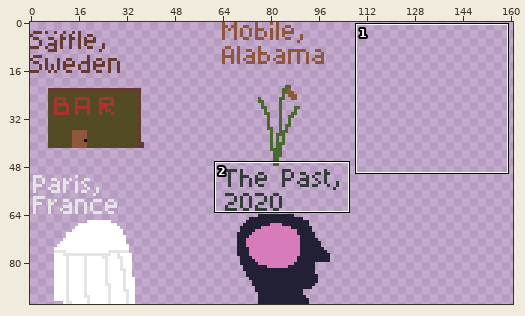
Two states of a pixel-art file, Assets/Sprites/Stadium_Map.aseprite. The first picture is a wide view before the edit; the outline marks the close-up.
Close-up. The starting point:
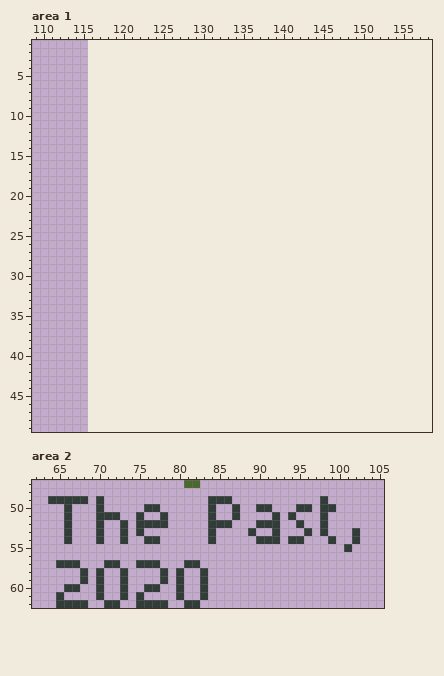
116x94 pixels, 1 frame. Shown: area 1: x 109..158, y 1..49; area 2: x 62..105, y 47..62. The old version is drawn lined up with the new one, on the new canvas. The wide view leaves out empty margins.
The result:
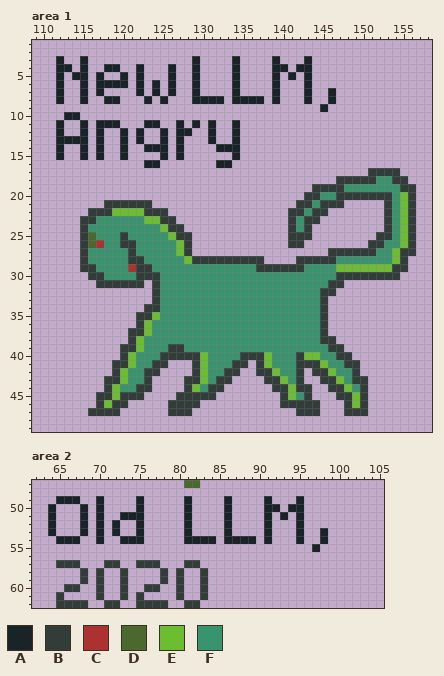
Palette (. is transparent): A #192429  B #323c39  C #ac3232  D #4b692f  E #6abe30  F #37946e
The edit:
canvas 116x94 -> 232x94
Area 1:
y 3: x 112 . -> A; x 115 . -> A; x 129 . -> A; x 134 . -> A; x 139 . -> A; x 143 . -> A
y 4: x 112..113 .. -> AA; x 115 . -> A; x 118..119 .. -> AA; x 122 . -> A; x 126 . -> A; x 129 . -> A; x 134 . -> A; x 139..140 .. -> AA; x 142..143 .. -> AA
y 5: x 112 . -> A; x 114..115 .. -> AA; x 117 . -> A; x 120 . -> A; x 122 . -> A; x 126 . -> A; x 129 . -> A; x 134 . -> A; x 139 . -> A; x 141 . -> A; x 143 . -> A
y 6: x 112 . -> A; x 115 . -> A; x 117..120 .... -> AAAA; x 122 . -> A; x 124 . -> A; x 126 . -> A; x 129 . -> A; x 134 . -> A; x 139 . -> A; x 143 . -> A
y 7: x 112 . -> A; x 115 . -> A; x 117 . -> A; x 122 . -> A; x 124 . -> A; x 126 . -> A; x 129 . -> A; x 134 . -> A; x 139 . -> A; x 143 . -> A; x 146 . -> A
y 8: x 112 . -> A; x 115 . -> A; x 118..119 .. -> AA; x 123 . -> A; x 125 . -> A; x 129..132 .... -> AAAA; x 134..137 .... -> AAAA; x 139 . -> A; x 143 . -> A; x 146 . -> A
y 9: x 145 . -> A
y 10: x 113..114 .. -> AA
y 11: x 112 . -> A; x 115 . -> A; x 117..119 ... -> AAA; x 123..124 .. -> AA; x 127 . -> A; x 129 . -> A; x 131 . -> A; x 134 . -> A
y 12: x 112 . -> A; x 115 . -> A; x 117 . -> A; x 120 . -> A; x 122 . -> A; x 125 . -> A; x 127..128 .. -> AA; x 131 . -> A; x 134 . -> A
y 13: x 112..115 .... -> AAAA; x 117 . -> A; x 120 . -> A; x 122 . -> A; x 125 . -> A; x 127 . -> A; x 131 . -> A; x 134 . -> A
y 14: x 112 . -> A; x 115 . -> A; x 117 . -> A; x 120 . -> A; x 123..125 ... -> AAA; x 127 . -> A; x 132..134 ... -> AAA
y 15: x 112 . -> A; x 115 . -> A; x 117 . -> A; x 120 . -> A; x 125 . -> A; x 127 . -> A; x 134 . -> A
y 16: x 123..124 .. -> AA; x 132..133 .. -> AA
y 17: x 151..154 .... -> BBBB
y 18: x 147..155 ......... -> BBBBBFFBB
y 19: x 144..156 ............. -> BBBBFFFFFFFBB
y 20: x 143..156 .............. -> BBFFBBBBBBBFEB
y 21: x 118..123 ...... -> BBBBBB; x 142..147 ...... -> BBFBBB; x 153..156 .... -> BFEB
y 22: x 116..125 .......... -> BBBEEEEBBB; x 141..145 ..... -> BBFBB; x 153..156 .... -> BFEB
y 23: x 115..126 ............ -> BBFFFFFFEEBB; x 141..144 .... -> BFBB; x 153..156 .... -> BFEB
y 24: x 115..127 ............. -> BFFFFFFFFFEBB; x 141..143 ... -> BFB; x 153..156 .... -> BFEB
y 25: x 115..128 .............. -> BDFFFBFFFFFEBB; x 141..143 ... -> BBB; x 152..156 ..... -> BBFEB
y 26: x 115..128 .............. -> BDCFFBBFFFFFEB; x 141..142 .. -> BB; x 151..156 ...... -> BBFFEB
y 27: x 115..128 .............. -> BFFFFFBFFFFFEB; x 146..156 ........... -> BBBBBBFFEBB
y 28: x 115..137 ....................... -> BFFFFFBBFFFFFEBBBBBBBBB; x 142..155 .............. -> BBBBBFFFFFFFEB
y 29: x 115..155 ......................................... -> BBFFFFCBBFFFFFFFFFFFFFBBBBBBFFFFEEEEEEEBB
y 30: x 116..154 ....................................... -> BBFFFFBBBFFFFFFFFFFFFFFFFFFFFFFBBBBBBBB
y 31: x 117..122 ...... -> BBBBBB; x 124..147 ........................ -> BFFFFFFFFFFFFFFFFFFFFFBB
y 32: x 124..146 ....................... -> BFFFFFFFFFFFFFFFFFFFFBB
y 33: x 124..145 ...................... -> BFFFFFFFFFFFFFFFFFFFFB
y 34: x 123..145 ....................... -> BBFFFFFFFFFFFFFFFFFFFFB
y 35: x 122..145 ........................ -> BBEFFFFFFFFFFFFFFFFFFFFB
y 36: x 122..145 ........................ -> BEFFFFFFFFFFFFFFFFFFFFFB
y 37: x 121..145 ......................... -> BBEFFFFFFFFFFFFFFFFFFFFFB
y 38: x 121..146 .......................... -> BEFFFFFFFFFFFFFFFFFFFFFFBB
y 39: x 120..147 ............................ -> BBEFFFBBFFFFFFFFFFFFFFFFFFBB
y 40: x 120..148 ............................. -> BEFFFBBBBBEFFFFBBBEFFFBEEFFBB
y 41: x 119..125 ....... -> BBEFFBB; x 129..135 ....... -> BEFFFBB; x 137..149 ............. -> BEFFFBBBEFFBB
y 42: x 119..124 ...... -> BEFFBB; x 129..134 ...... -> BEFFBB; x 137..142 ...... -> BBEFFB; x 144..149 ...... -> BBEFFB
y 43: x 118..123 ...... -> BBEFFB; x 128..133 ...... -> BBEFBB; x 138..142 ..... -> BBEFB; x 145..150 ...... -> BBEFBB
y 44: x 118..123 ...... -> BEFFBB; x 128..132 ..... -> BEFBB; x 139..143 ..... -> BBEBB; x 146..150 ..... -> BBEFB
y 45: x 117..122 ...... -> BBEBBB; x 127..131 ..... -> BBBBB; x 140..143 .... -> BEFB; x 147..150 .... -> BBEB
y 46: x 117..120 .... -> BEBB; x 126..129 .... -> BBBB; x 140..144 ..... -> BBBBB; x 148..150 ... -> BEB
y 47: x 116..119 .... -> BBBB; x 126..128 ... -> BBB; x 142..144 ... -> BBB; x 148..150 ... -> BBB
Area 2:
y 49: x 64..68 BBBBB -> .AAA.; x 70 B -> A; x 75 . -> A; x 81 . -> A; x 84..86 BBB -> ..A; x 91 . -> A; x 95 . -> A; x 98 B -> .
y 50: x 64 . -> A; x 66 B -> .; x 68 . -> A; x 70 B -> A; x 75..77 .BB -> A..; x 81 . -> A; x 84 B -> .; x 86..87 .B -> A.; x 90..92 BB. -> .AA; x 94..96 .BB -> AA.; x 98..99 BB -> ..
y 51: x 64 . -> A; x 66 B -> .; x 68 . -> A; x 70..75 BBB..B -> A..AAA; x 78 B -> .; x 81 . -> A; x 84 B -> .; x 86..87 .B -> A.; x 91..95 .B.B. -> A.A.A; x 98 B -> .
y 52: x 64 . -> A; x 66 B -> .; x 68 . -> A; x 70 B -> A; x 72..73 .B -> A.; x 75..78 BBBB -> A...; x 81 . -> A; x 84..86 BBB -> ..A; x 90..92 BBB -> .A.; x 95 B -> A; x 98 B -> .
y 53: x 64 . -> A; x 66 B -> .; x 68 . -> A; x 70 B -> A; x 72..73 .B -> A.; x 75 B -> A; x 81 . -> A; x 84 B -> .; x 86 . -> A; x 89 B -> .; x 91..92 .B -> A.; x 95..96 .B -> A.; x 98 B -> A; x 102 B -> .
y 54: x 65..67 .B. -> AAA; x 70 B -> A; x 73..77 B..BB -> AAA..; x 81..84 ...B -> AAAA; x 86..92 ....BBB -> AAAA.A.; x 94..95 BB -> .A; x 98..99 .B -> A.; x 102 B -> .
y 55: x 97 . -> A; x 101 B -> .
